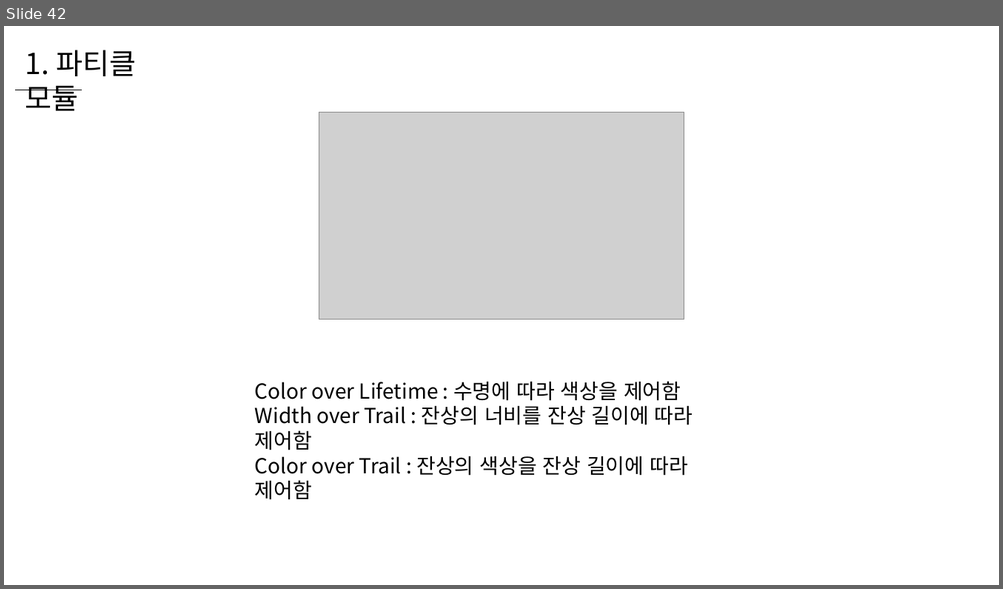
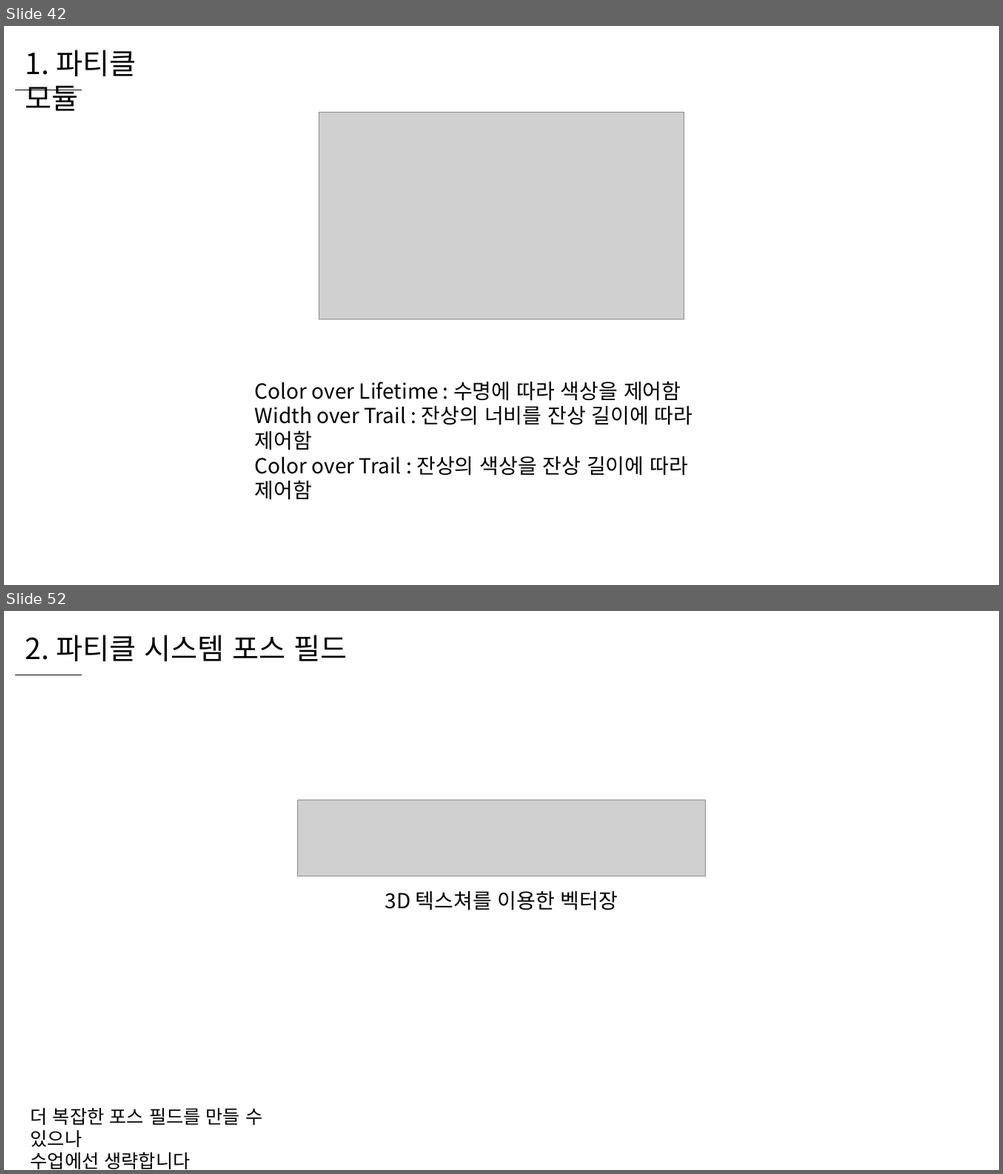
Before and after one commit to WooLyung/2022-Unity-Lecture, a slide deck: 3 - 파티클 응용.pptx. Shown one above the other, each under a label of ours: slide 42 before the commit, slides 42 and 52 after it; the slides between them are not shown. The pictures are 1003x589 and 1003x1174 pixels, drawn with LibreOffice and Linux fonts; fonts in the diff are those of the drawing; grey boxes stand for pictures. Boxes give left, top, right and bottom in pixels: in the first picture for what was removed or moved away, otherwise in the second. Text is boxed around its words. In the diff, an @@ line names an element or a change of style, - is before the commit and + after.

```diff
--- a/3 - 파티클 응용.pptx
+++ b/3 - 파티클 응용.pptx
@@ slide 52 added at bbox=[4, 611, 999, 1170], background #FFFFFF @@
@@ text added at bbox=[25, 635, 347, 661], 28 pt, text #000000 @@
+2. 파티클 시스템 포스 필드
@@ line added from (14, 675) to (82, 675), #000000 0.5 pt @@
@@ picture added at bbox=[297, 800, 706, 876] @@
@@ text added at bbox=[384, 891, 617, 911], 20 pt, text #000000 @@
+3D 텍스쳐를 이용한 벡터장
@@ text added at bbox=[31, 1108, 262, 1170], 18 pt, text #000000 @@
+더 복잡한 포스 필드를 만들 수 있으나
+수업에선 생략합니다
```
Also in this commit, not shown: 1 slide changed, 35 other slides added, 48 other files.
